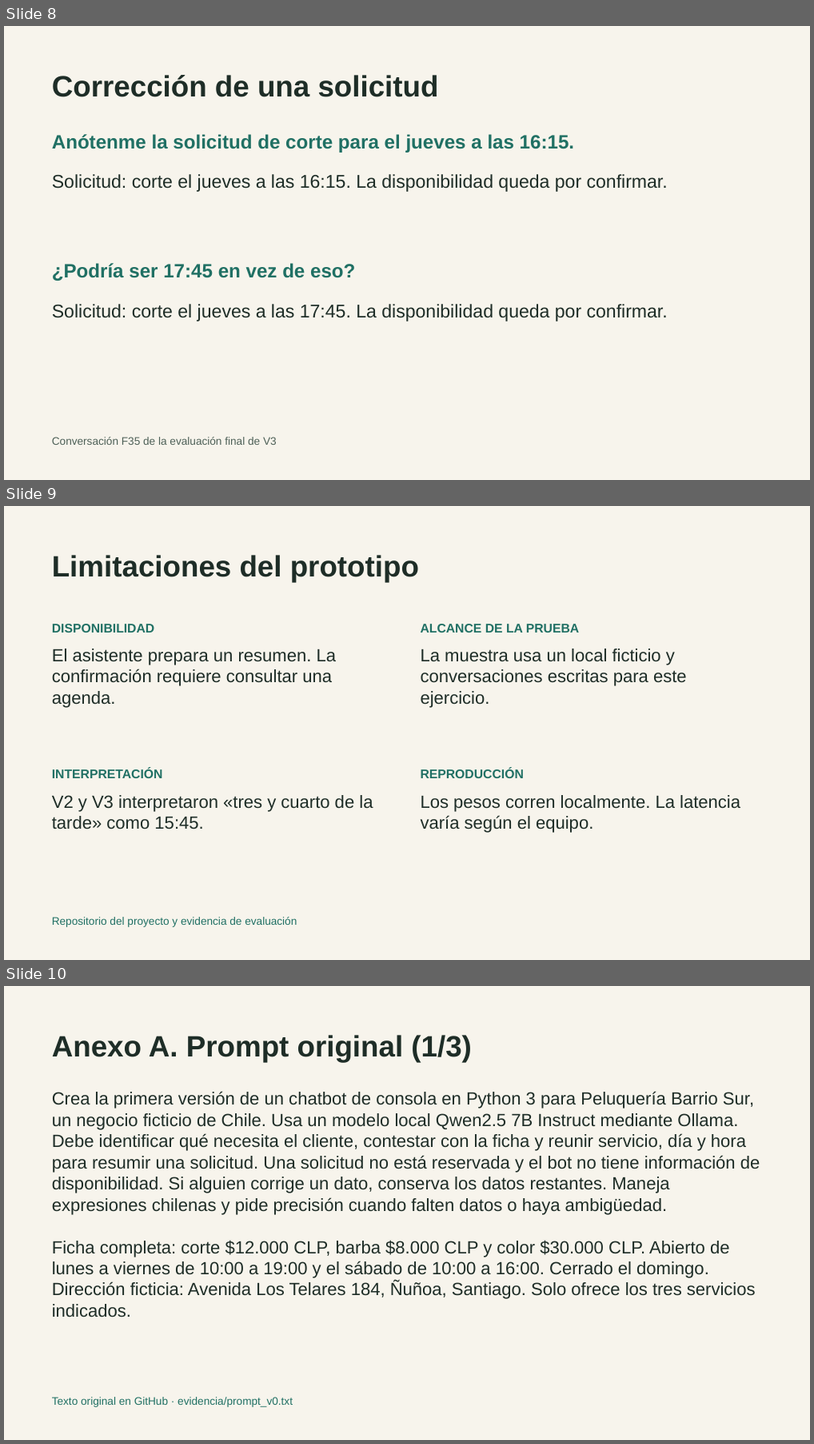
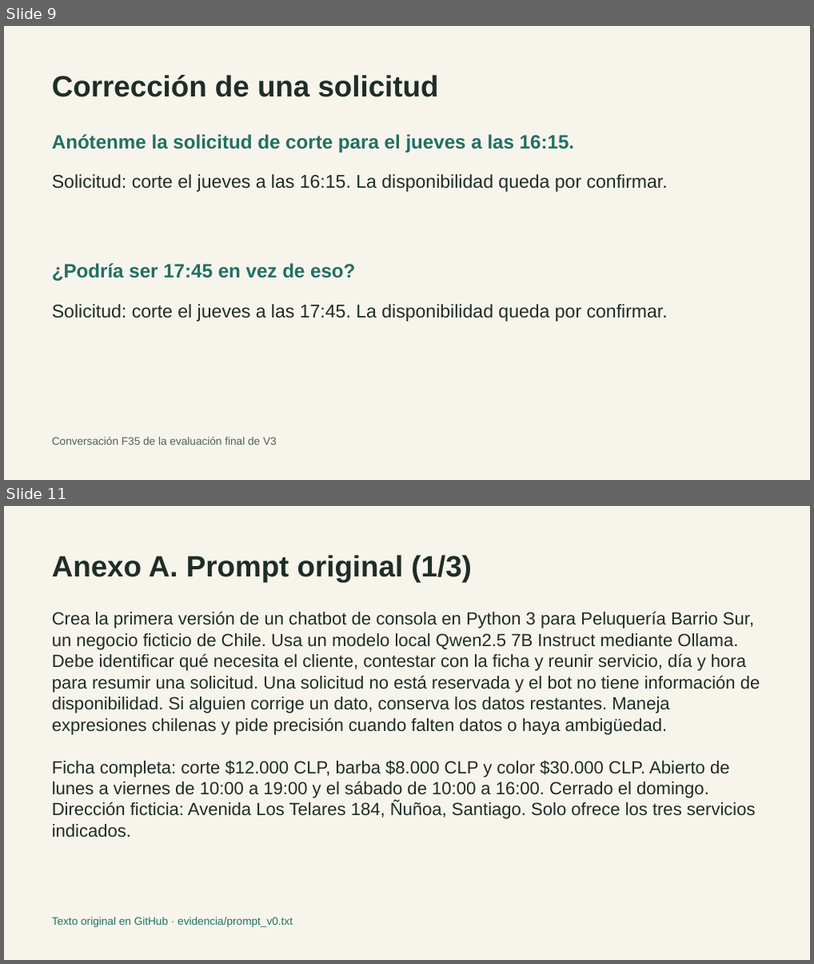
Before and after one commit to skratttt/langchi-peluqueria, a slide deck: presentacion/Defensa_LangChi.pptx. Shown one above the other, each under a label of ours: slides 8, 9 and 10 before the commit, slides 9 and 11 after it; the slides between them are not shown. The pictures are 814x1444 and 814x964 pixels, drawn with LibreOffice and Linux fonts; fonts in the diff are those of the drawing. Boxes give left, top, right and bottom in pixels: in the first picture for what was removed or moved away, otherwise in the second. Text is boxed around its words. In the diff, an @@ line names an element or a change of style, - is before the commit and + after.

Commit message:
Documenta fallos, correcciones y pruebas de cada version

```diff
--- a/presentacion/Defensa_LangChi.pptx
+++ b/presentacion/Defensa_LangChi.pptx
@@ slide 9 removed at bbox=[4, 506, 810, 960], background #F7F4EC @@
@@ text removed at bbox=[52, 555, 419, 582] @@
-Limitaciones del prototipo
@@ text removed at bbox=[52, 624, 154, 632] @@
-DISPONIBILIDAD
@@ text removed at bbox=[421, 624, 579, 632] @@
-ALCANCE DE LA PRUEBA
@@ text removed at bbox=[52, 648, 337, 708] @@
-El asistente prepara un resumen. La confirmación requiere consultar una agenda.
@@ text removed at bbox=[421, 648, 687, 708] @@
-La muestra usa un local ficticio y conversaciones escritas para este ejercicio.
@@ text removed at bbox=[52, 768, 163, 778] @@
-INTERPRETACIÓN
@@ text removed at bbox=[421, 768, 524, 778] @@
-REPRODUCCIÓN
@@ text removed at bbox=[52, 795, 373, 829] @@
-V2 y V3 interpretaron «tres y cuarto de la tarde» como 15:45.
@@ text removed at bbox=[421, 795, 741, 832] @@
-Los pesos corren localmente. La latencia varía según el equipo.
@@ text removed at bbox=[52, 916, 297, 927] @@
-Repositorio del proyecto y evidencia de evaluación
@@ what was slide 8 is now slide 9 @@
@@ what was slide 10 is now slide 11 @@
```
Also in this commit, not shown: 1 slide changed, 3 slides added, 1 other slide removed, 1 other file.
